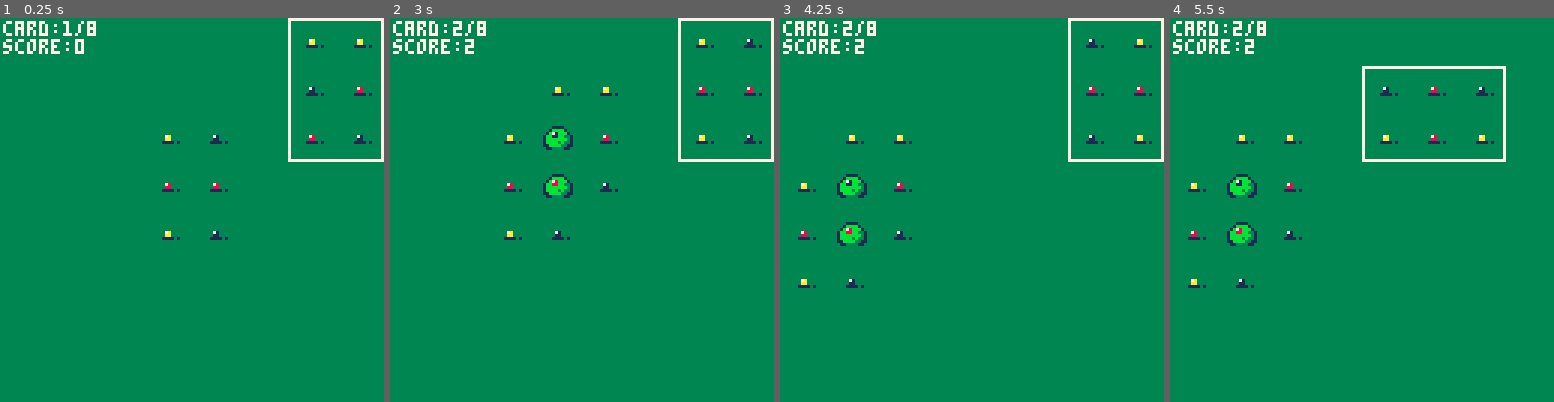
Above: before the commit, frames 1-4 (left to right).
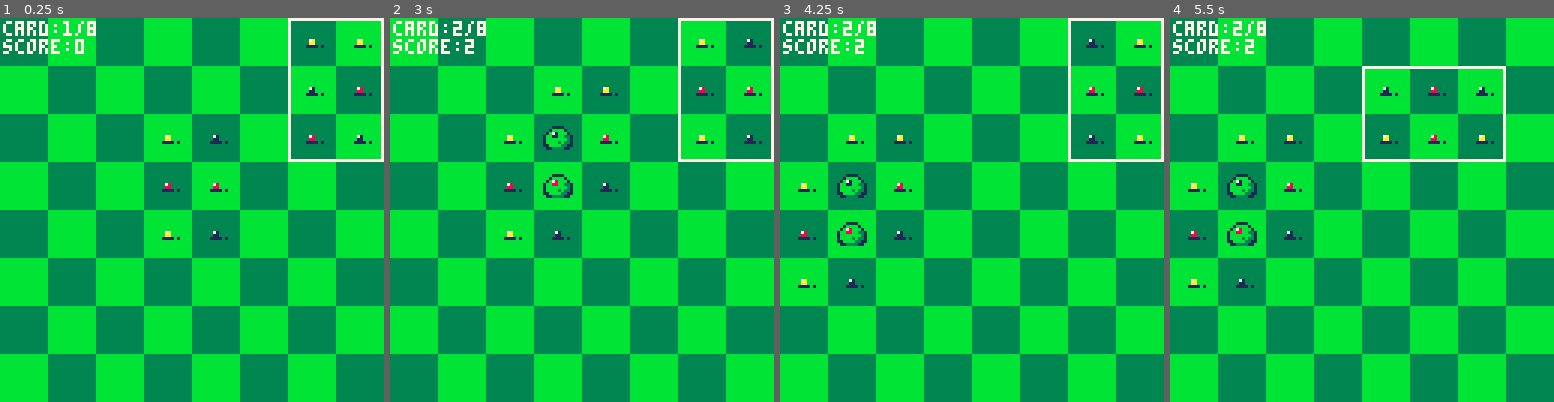
Above: after the commit, the same moments.

Repository: shen-sat/orchard
Game: PICO-8 cartridge game.p8
Two runs of this game, one before a commit and one after it. Both use one fixed random seed, a clock stepped at 60 frames per second and the inputs below.
Inputs:
- Up to frame 1 (0.25 s): no input
- Up to frame 2 (3 s): tap O (Z key) at 0.33, 0.7, 1.43, 2.22 s; tap X (X key) at 1.07, 2.07, 2.4, 2.73 s; hold Left 1.97-2.37 s; hold Down 2.42-2.82 s; hold Right from 2.87 s (still down)
- Up to frame 3 (4.25 s): tap X (X key) every 0.33 s from 3.07 to 4.07 s; tap O (Z key) at 3.1, 3.98 s; release Right at 3.53 s; hold Up 3.58-4.08 s; hold Right from 4.13 s (still down)
- Up to frame 4 (5.5 s): tap X (X key) every 0.33 s from 4.4 to 5.4 s; release Right at 4.53 s; hold Down 4.58-5.08 s; tap O (Z key) at 4.87 s; hold Left from 5.13 s (still down)

The runs differ from the first frame. In frame 1, 49% of the frame differs, in the area x 0-100%, y 0-100%; in frame 2, 48%; in frame 3, 48%; in frame 4, 48%.

Commit message:
Working out background fill

Diff:
--- a/game.p8
+++ b/game.p8
@@ -38,6 +38,33 @@
 function game_draw()
   cls(5)
   rectfill(orchard_x0,orchard_y0,orchard_x1,orchard_y1,3)
+  background_pattern = {}
+  bg_color = 3
+  for x=orchard_x0,orchard_x1 - 16,16 do
+    if bg_color == 3 then
+      bg_color = 11
+    else
+      bg_color = 3
+    end
+    local next_x = x
+    for y=orchard_y0,orchard_y1 - 16,16 do
+      local next_y = y
+      local coordinates = { x0 = next_x, y0 = next_y, col = bg_color }
+
+      add(background_pattern,coordinates)
+      if bg_color == 3 then
+        bg_color = 11
+      else
+        bg_color = 3
+      end
+    end
+  end
+
+  for square in all(background_pattern) do
+    local x0 = square.x0
+    local y0 = square.y0
+    rectfill(x0,y0,calculate_x1(x0,16),calculate_y1(y0,16),square.col)
+  end
 
   for fruit in all(planted_fruits) do
     pal(spritesheet_fruit_color,fruit.color)
